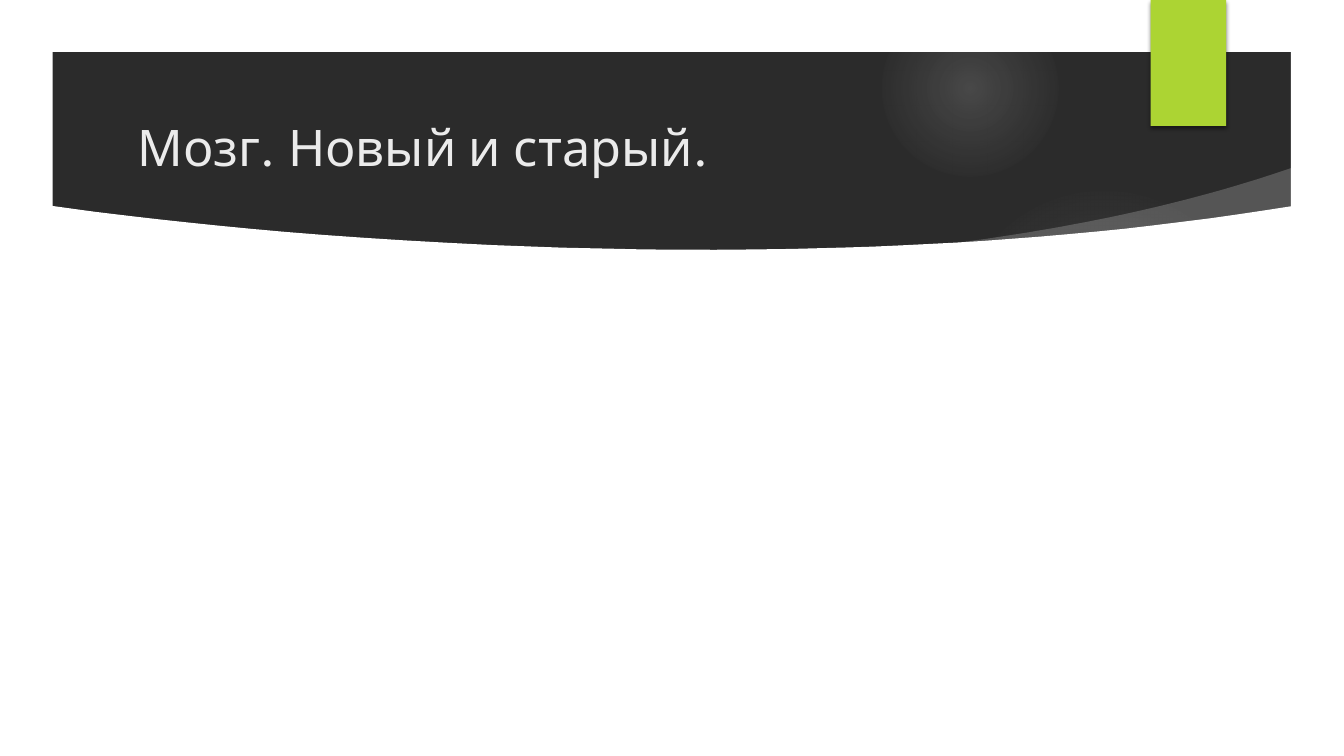
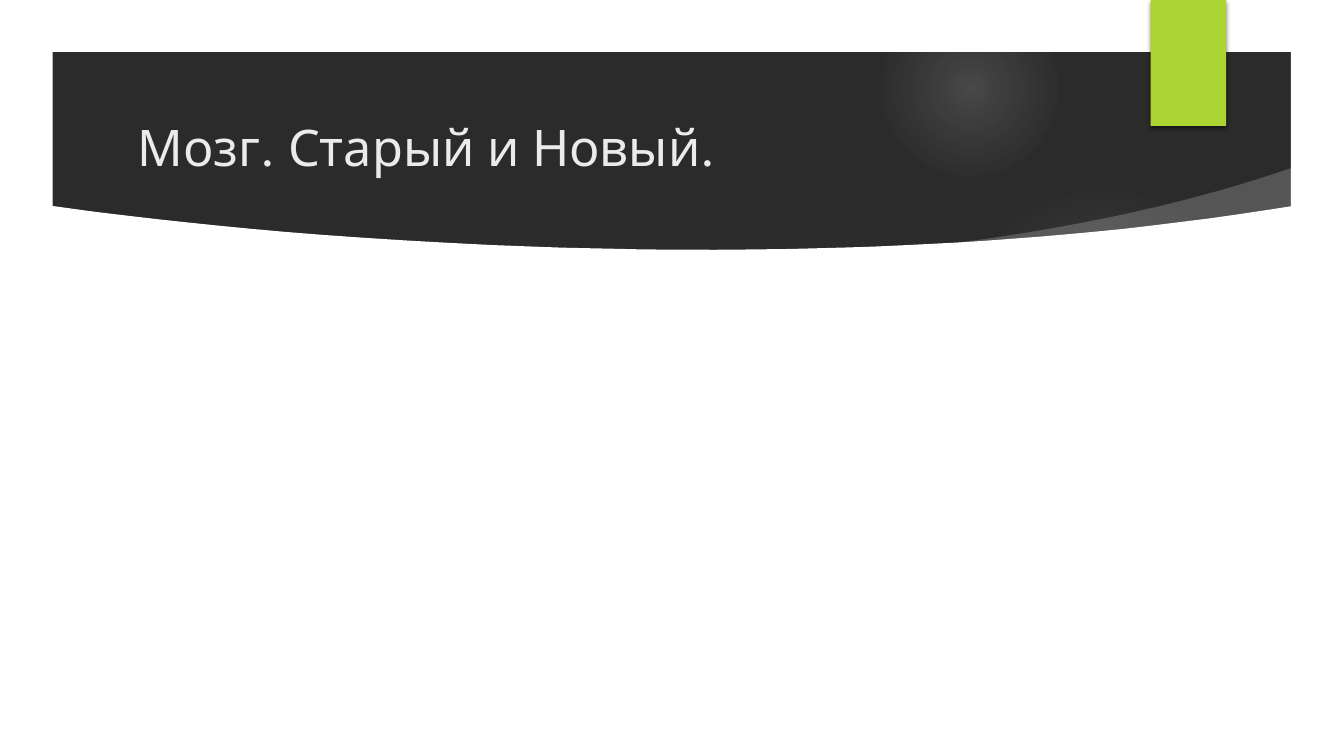
Before and after one commit to VladimirMakarevich/presentations, a slide deck: slide 21 of softskills/willpower/willpower.pptx (slide 10 before the commit). Drawn at 1344x756 pixels with LibreOffice and Linux fonts; fonts in the diff are those of the drawing; background and template pictures are left out; a plain dark background stands for a picture behind light text. Boxes give left, top, right and bottom in pixels: in the first picture for what was removed or moved away, otherwise in the second. Text is boxed around its words. In the diff, an @@ line names an element or a change of style, - is before the commit and + after.

```diff
--- a/softskills/willpower/willpower.pptx
+++ b/softskills/willpower/willpower.pptx
@@ title at (137,128,700,178): text changed @@
-Мозг. Новый и старый.
+Мозг. Старый и Новый.
```
Also in this commit, not shown: 4 other slides changed, 9 slides added, 1 slide removed.
